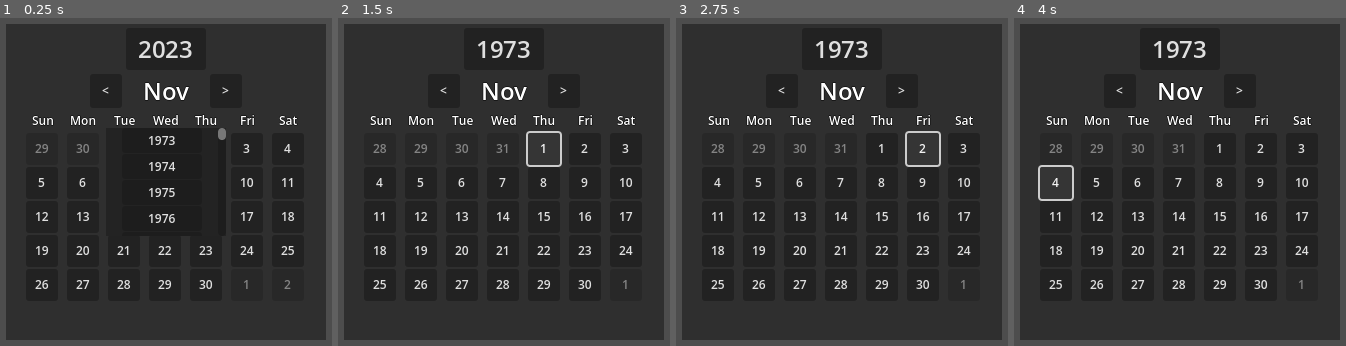
Above: before the commit, frames 1-4 (left to right).
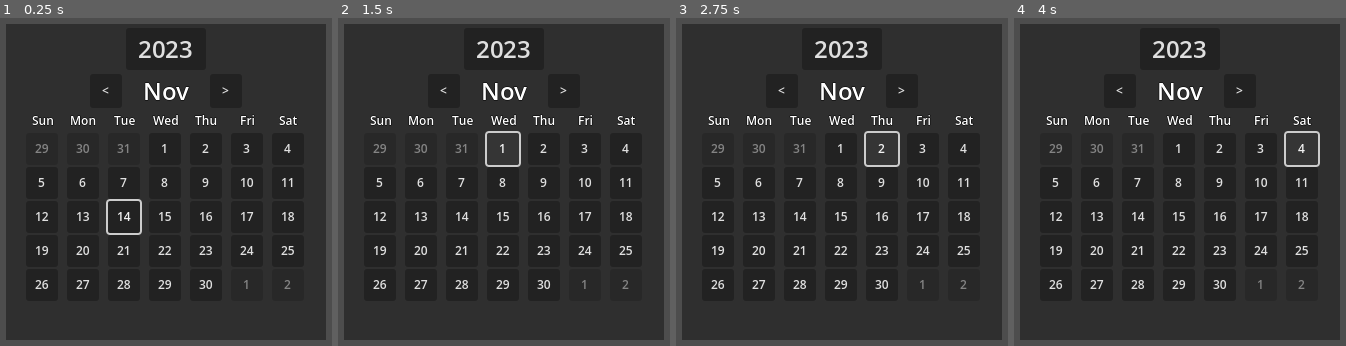
Above: after the commit, the same moments.

Repository: tdbbbfps/GodotCalender
Game: Godot game, scene res://calender/calender.tscn
Two runs of this game, one before a commit and one after it. Both use one fixed random seed, a clock stepped at 60 frames per second and the inputs below. The project has no main scene, so this scene is started directly.
Inputs:
- Up to frame 1 (0.25 s): no input
- Up to frame 2 (1.5 s): click "1" at 0.5 s; click "1" at 1.25 s
- Up to frame 3 (2.75 s): click "2" at 2 s
- Up to frame 4 (4 s): click "3" at 2.75 s; click "4" at 3.5 s

The runs differ from the first frame. In frame 1, 1.1% of the frame differs, in the area x 31-69%, y 33-67%; in frame 2, 2.0%; in frame 3, 2.1%, in the area x 11-89%, y 7-83%; in frame 4, 2.1%.

Commit message:
script tweak

Diff:
--- a/calender/calender.gd
+++ b/calender/calender.gd
@@ -1,3 +1,4 @@
+@tool
 extends Control
 class_name Calender
 
@@ -10,7 +11,7 @@
 		if (value == 0):
 			current_year -= 1
 			current_month = 12
-		elif (value == 12):
+		elif (value == 13):
 			current_year += 1
 			current_month = 1
 		else:
@@ -21,7 +22,7 @@
 	set(value):
 		current_year = value
 		year_button.text = str(current_year)
-var selected_date : Dictionary
+signal _on_date_selected(date : Dictionary)
 
 func _ready() -> void:
 	# Initialize current year and month
@@ -59,7 +60,7 @@
 		day_button.custom_minimum_size = Vector2(32, 32)
 		day_button.size_flags_horizontal = Control.SIZE_SHRINK_CENTER
 		day_button.size_flags_vertical = Control.SIZE_SHRINK_CENTER
-		day_button.pressed.connect(_on_date_selected.bind(int(day_button.text)))
+		day_button.pressed.connect(date_selected.bind(int(day_button.text)))
 		# Set focus if the day is current system day
 		if (i == get_date_param("day") and is_current_month()):
 			day_button.call_deferred("grab_focus")
@@ -79,9 +80,9 @@
 		blank.disabled = true
 		days_grid.add_child(blank)
 
-func _on_date_selected(day : int):
-	selected_date = {"year" : current_year, "month" : current_month, "day" : day}
-	print(selected_date)
+func date_selected(day : int):
+	var selected_date = {"year" : current_year, "month" : current_month, "day" : day}
+	_on_date_selected.emit(selected_date)
 
 # Turn to previous month
 func _on_prev_month_btn_pressed() -> void:
--- a/calender/calender.tscn
+++ b/calender/calender.tscn
@@ -1,13 +1,7 @@
 [gd_scene load_steps=5 format=3 uid="uid://cekowmef0esqm"]
 
+[ext_resource type="Theme" uid="uid://dw80vw1bqe3nj" path="res://calender/themes/default_theme.tres" id="1_cvoqh"]
 [ext_resource type="Script" uid="uid://cd1pmm5dl1rtw" path="res://calender/calender.gd" id="2_d4rix"]
-
-[sub_resource type="Theme" id="Theme_d4rix"]
-default_font_size = 24
-Button/font_sizes/font_size = 12
-Label/colors/font_color = Color(1, 1, 1, 1)
-Label/colors/font_outline_color = Color(0, 0, 0, 1)
-Label/constants/outline_size = 2
 
 [sub_resource type="StyleBoxFlat" id="StyleBoxFlat_d4rix"]
 content_margin_top = 4.0
@@ -24,7 +18,7 @@
 anchor_bottom = 1.0
 grow_horizontal = 2
 grow_vertical = 2
-theme = SubResource("Theme_d4rix")
+theme = ExtResource("1_cvoqh")
 script = ExtResource("2_d4rix")
 month_label = NodePath("PanelContainer/VBoxContainer/Header/MonthLabel")
 year_button = NodePath("PanelContainer/VBoxContainer/YearButton")
@@ -95,7 +89,7 @@
 layout_mode = 2
 size_flags_horizontal = 4
 theme_override_font_sizes/font_size = 12
-text = "Sun"
+text = "Sunday"
 horizontal_alignment = 1
 vertical_alignment = 1
 
@@ -104,7 +98,7 @@
 layout_mode = 2
 size_flags_horizontal = 4
 theme_override_font_sizes/font_size = 12
-text = "Mon"
+text = "Monday"
 horizontal_alignment = 1
 vertical_alignment = 1
 
@@ -113,7 +107,7 @@
 layout_mode = 2
 size_flags_horizontal = 4
 theme_override_font_sizes/font_size = 12
-text = "Tue"
+text = "Tuesday"
 horizontal_alignment = 1
 vertical_alignment = 1
 
@@ -122,7 +116,7 @@
 layout_mode = 2
 size_flags_horizontal = 4
 theme_override_font_sizes/font_size = 12
-text = "Wed"
+text = "Wednesday"
 horizontal_alignment = 1
 vertical_alignment = 1
 
@@ -131,7 +125,7 @@
 layout_mode = 2
 size_flags_horizontal = 4
 theme_override_font_sizes/font_size = 12
-text = "Thu"
+text = "Thursday"
 horizontal_alignment = 1
 vertical_alignment = 1
 
@@ -140,7 +134,7 @@
 layout_mode = 2
 size_flags_horizontal = 4
 theme_override_font_sizes/font_size = 12
-text = "Fri"
+text = "Friday"
 horizontal_alignment = 1
 vertical_alignment = 1
 
@@ -149,7 +143,7 @@
 layout_mode = 2
 size_flags_horizontal = 4
 theme_override_font_sizes/font_size = 12
-text = "Sat"
+text = "Saturday"
 horizontal_alignment = 1
 vertical_alignment = 1
 
@@ -167,7 +161,6 @@
 title = "Year Selector"
 initial_position = 1
 size = Vector2i(120, 108)
-visible = true
 transparent = false
 extend_to_title = true
 theme_override_styles/panel = SubResource("StyleBoxFlat_s6mpg")
--- /dev/null
+++ b/calender/locales/localization.csv
@@ -0,0 +1,20 @@
+id,en,zh,jp
+Monday,Mon,一,月
+Tuesday,Tue,二,火
+Wednesday,Wed,三,水
+Thursday,Thu,四,木
+Friday,Fri,五,金
+Saturday,Sat,六,土
+Sunday,Sun,日,日
+Jan,Jan,一月,1月
+Feb,Feb,二月,2月
+Mar,Mar,三月,3月
+Apr,Apr,四月,4月
+May,May,五月,5月
+Jun,Jun,六月,6月
+Jul,Jul,七月,7月
+Aug,Aug,八月,8月
+Sep,Sep,九月,9月
+Oct,Oct,十月,10月
+Nov,Nov,十一月,11月
+Dec,Dec,十二月,12月
--- /dev/null
+++ b/calender/plugin.cfg
@@ -0,0 +1,6 @@
+[plugin]
+name="Godot Calender"
+description="Godot calender provide a simple in game date selector."
+author="tdbbbfps"
+version="1.0.0"
+script="Calendar.gd"
--- /dev/null
+++ b/calender/themes/default_theme.tres
@@ -0,0 +1,8 @@
+[gd_resource type="Theme" format=3 uid="uid://dw80vw1bqe3nj"]
+
+[resource]
+default_font_size = 24
+Button/font_sizes/font_size = 12
+Label/colors/font_color = Color(1, 1, 1, 1)
+Label/colors/font_outline_color = Color(0, 0, 0, 1)
+Label/constants/outline_size = 2
--- a/icon.svg
+++ /dev/null
@@ -1 +0,0 @@
-<svg xmlns="http://www.w3.org/2000/svg" width="128" height="128"><rect width="124" height="124" x="2" y="2" fill="#363d52" stroke="#212532" stroke-width="4" rx="14"/><g fill="#fff" transform="translate(12.322 12.322)scale(.101)"><path d="M105 673v33q407 354 814 0v-33z"/><path fill="#478cbf" d="m105 673 152 14q12 1 15 14l4 67 132 10 8-61q2-11 15-15h162q13 4 15 15l8 61 132-10 4-67q3-13 15-14l152-14V427q30-39 56-81-35-59-83-108-43 20-82 47-40-37-88-64 7-51 8-102-59-28-123-42-26 43-46 89-49-7-98 0-20-46-46-89-64 14-123 42 1 51 8 102-48 27-88 64-39-27-82-47-48 49-83 108 26 42 56 81zm0 33v39c0 276 813 276 814 0v-39l-134 12-5 69q-2 10-14 13l-162 11q-12 0-16-11l-10-65H446l-10 65q-4 11-16 11l-162-11q-12-3-14-13l-5-69z"/><path d="M483 600c0 34 58 34 58 0v-86c0-34-58-34-58 0z"/><circle cx="725" cy="526" r="90"/><circle cx="299" cy="526" r="90"/></g><g fill="#414042" transform="translate(12.322 12.322)scale(.101)"><circle cx="307" cy="532" r="60"/><circle cx="717" cy="532" r="60"/></g></svg>
--- a/project.godot
+++ b/project.godot
@@ -21,6 +21,10 @@
 window/stretch/mode="canvas_items"
 window/vsync/vsync_mode=0
 
+[internationalization]
+
+locale/translations=PackedStringArray("res://calender/locales/localization.en.translation", "res://calender/locales/localization.jp.translation", "res://calender/locales/localization.zh.translation")
+
 [rendering]
 
 textures/canvas_textures/default_texture_filter=0
Not shown, added: calender/locales/localization.csv.import
Not shown, changed: README.md
